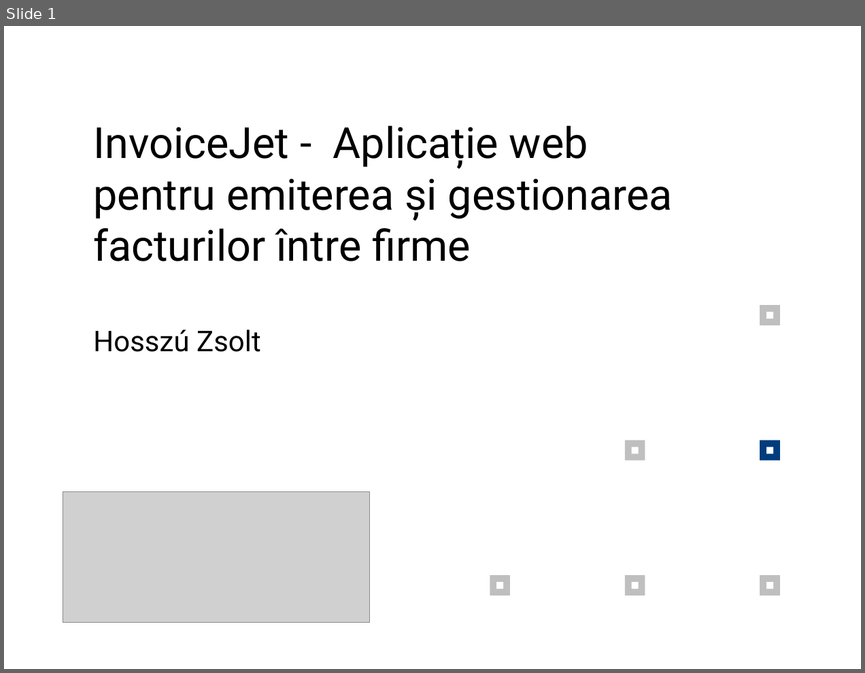
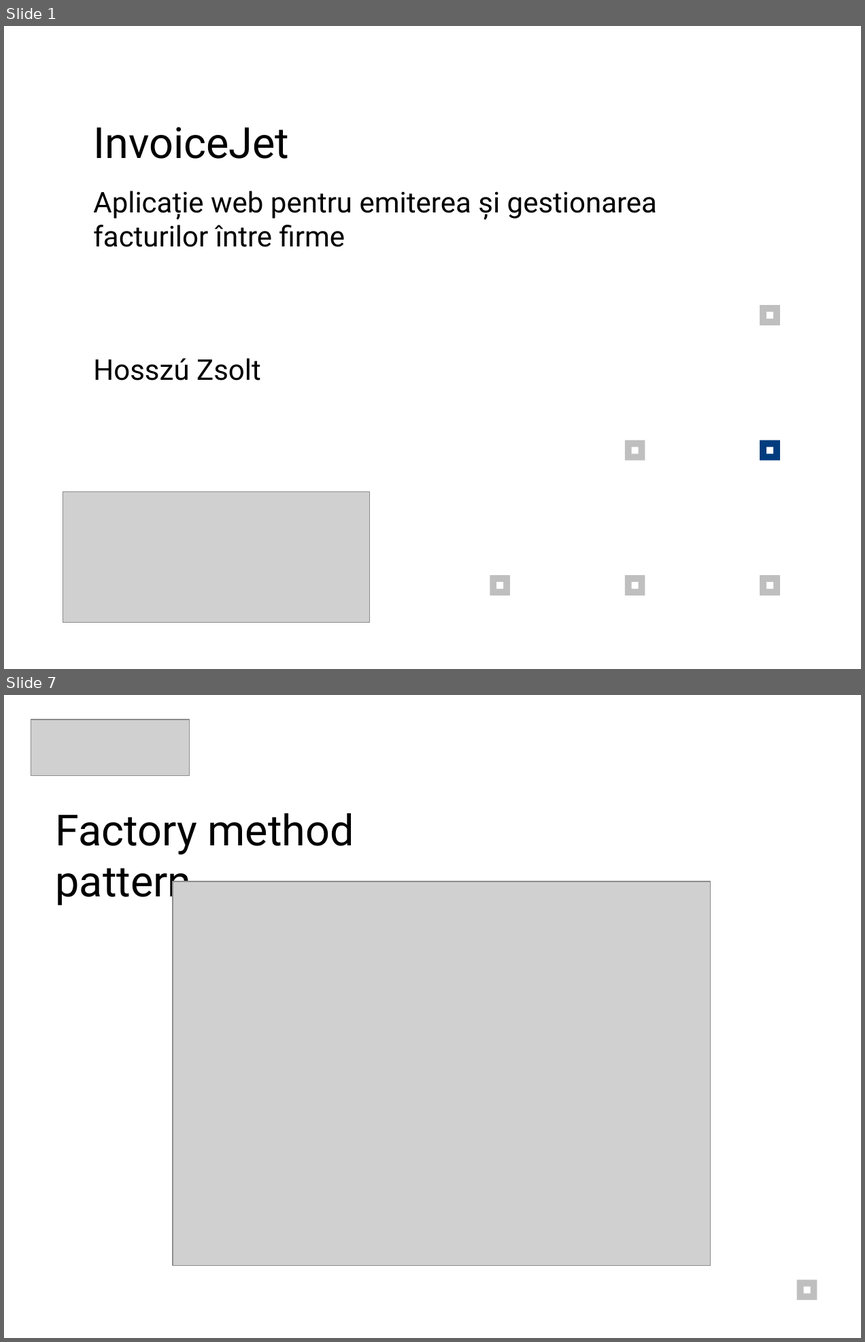
Before and after one commit to zsoltibv/InvoiceJet, a slide deck: Prezentare_Hosszu_Zsolt.pptx. Shown one above the other, each under a label of ours: slide 1 before the commit, slides 1 and 7 after it; the slides between them are not shown. The pictures are 865x673 and 865x1342 pixels, drawn with LibreOffice and Linux fonts; fonts in the diff are those of the drawing; grey boxes stand for pictures. Boxes give left, top, right and bottom in pixels: in the first picture for what was removed or moved away, otherwise in the second. Text is boxed around its words. In the diff, an @@ line names an element or a change of style, - is before the commit and + after.

```diff
--- a/Prezentare_Hosszu_Zsolt.pptx
+++ b/Prezentare_Hosszu_Zsolt.pptx
@@ slide 7 added at (4, 695, 861, 1338), background #FFFFFF @@
@@ picture added at (31, 720, 189, 777) @@
@@ text added at (55, 813, 354, 907), 36 pt, text #000000 @@
+Factory method pattern
@@ picture added at (173, 882, 710, 1266) @@
@@ rectangle added at (797, 1279, 817, 1300), fill #BFBFBF @@
@@ rectangle added at (804, 1286, 810, 1293), fill #FFFFFF @@
@@ slide 1 changed as well @@
@@ text at (93, 127, 657, 247): text changed; size 36 to 24 pt @@
-InvoiceJet - Aplicație web pentru emiterea și gestionarea facturilor între firme
+InvoiceJet
+Aplicație web pentru emiterea și gestionarea facturilor între firme
@@ text "Hosszú Zsolt": place and size @@
-text "Hosszú Zsolt" at (93, 329, 261, 352)
+text "Hosszú Zsolt" at (93, 358, 261, 380)
```
Also in this commit, not shown: 10 other slides added, 3 slides removed.
